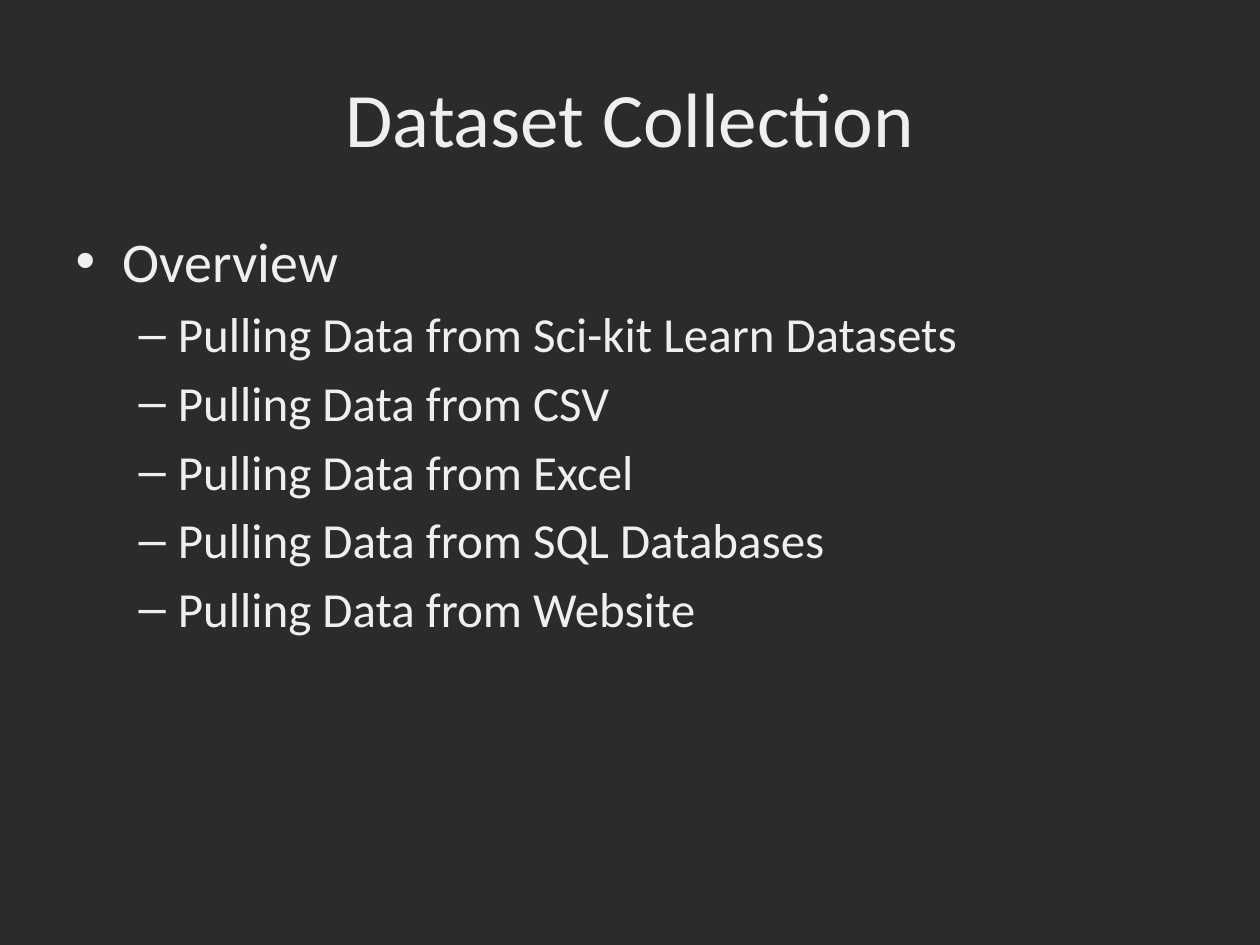
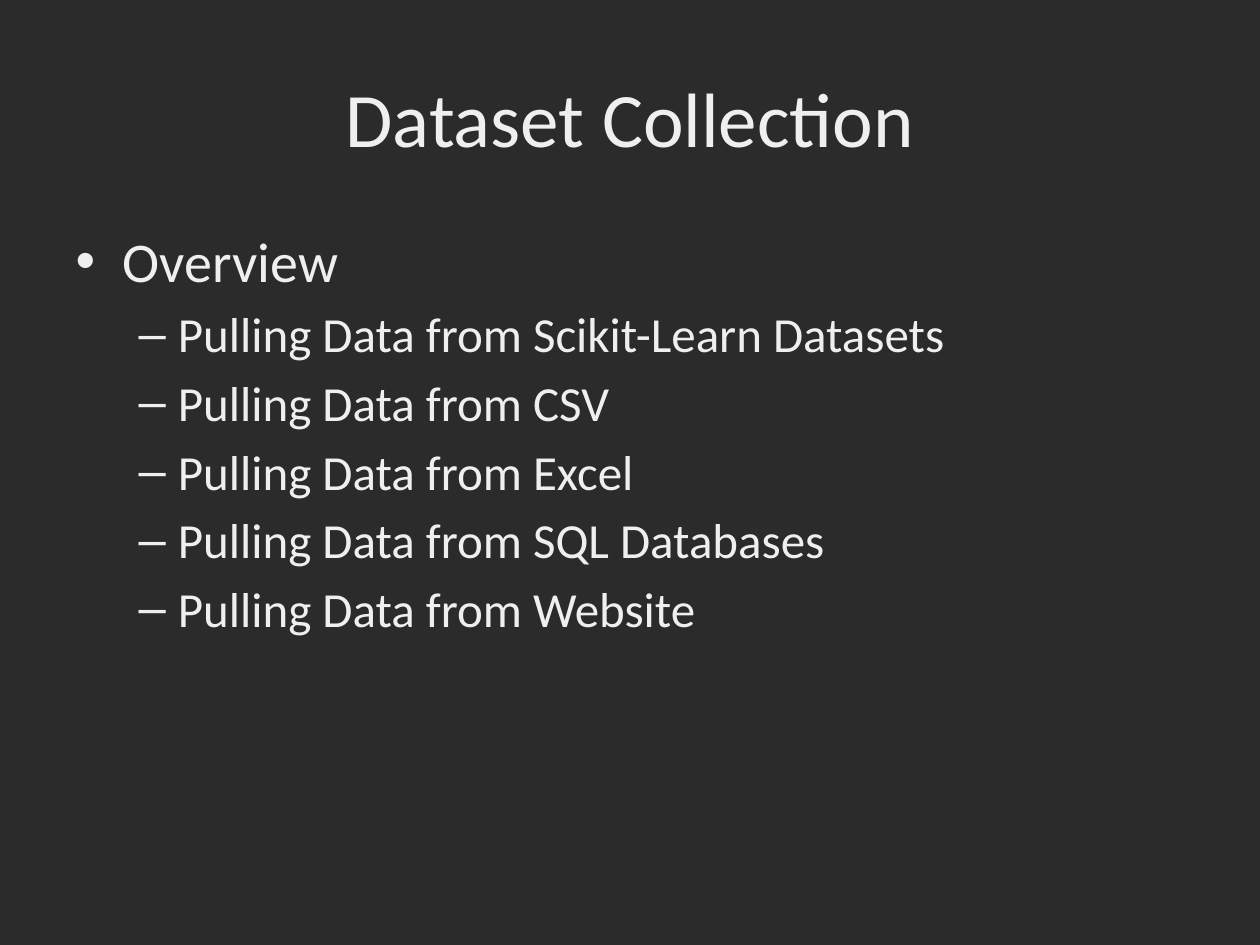
Before and after one commit to dbowmans46/PracticalProgramming, a slide deck: slide 183 of Session 7 - Python/Instructional Material/Session 7 - Python Brief Intro to Machine Learning with Scikit Learn.odp (slide 181 before the commit). Drawn at 1260x945 pixels with LibreOffice and Linux fonts; fonts in the diff are those of the drawing; background and template pictures are left out; a plain dark background stands for a picture behind light text. Boxes give left, top, right and bottom in pixels: in the first picture for what was removed or moved away, otherwise in the second. Text is boxed around its words. In the diff, an @@ line names an element or a change of style, - is before the commit and + after.

```diff
--- a/Session 7 - Python/Instructional Material/Session 7 - Python Brief Intro to Machine Learning with Scikit Learn.odp
+++ b/Session 7 - Python/Instructional Material/Session 7 - Python Brief Intro to Machine Learning with Scikit Learn.odp
@@ text at <box>178,318,944,361</box>: text changed @@
-  – Pulling Data from Sci-kit Learn Datasets
+  – Pulling Data from Scikit-Learn Datasets
```
Also in this commit, not shown: 3 other slides changed, 6 slides added, 1 slide removed, 1 other file.
